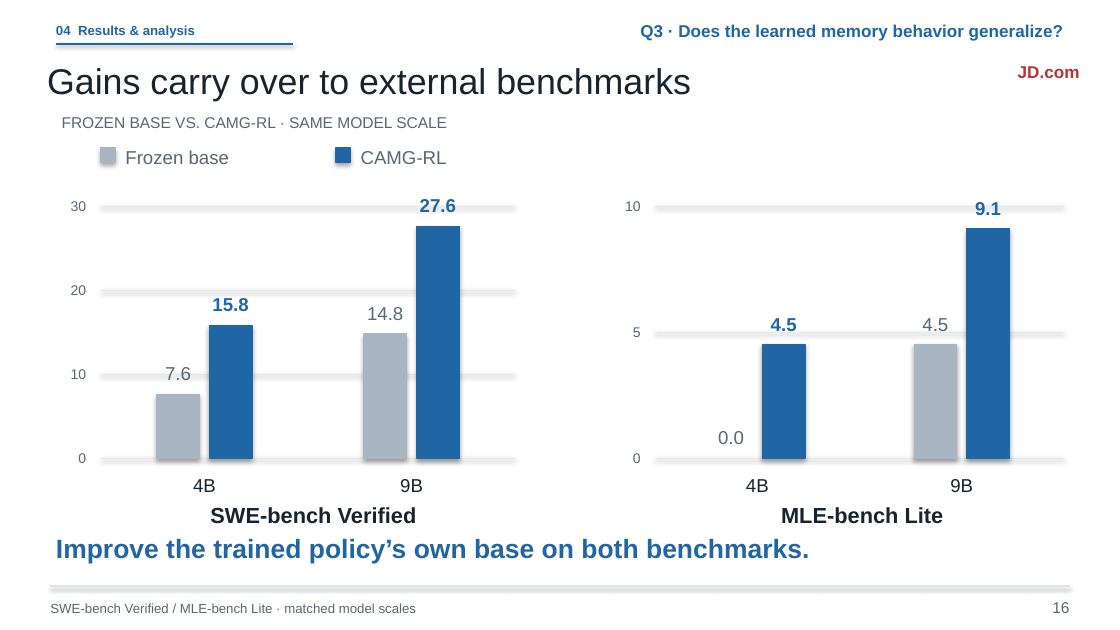
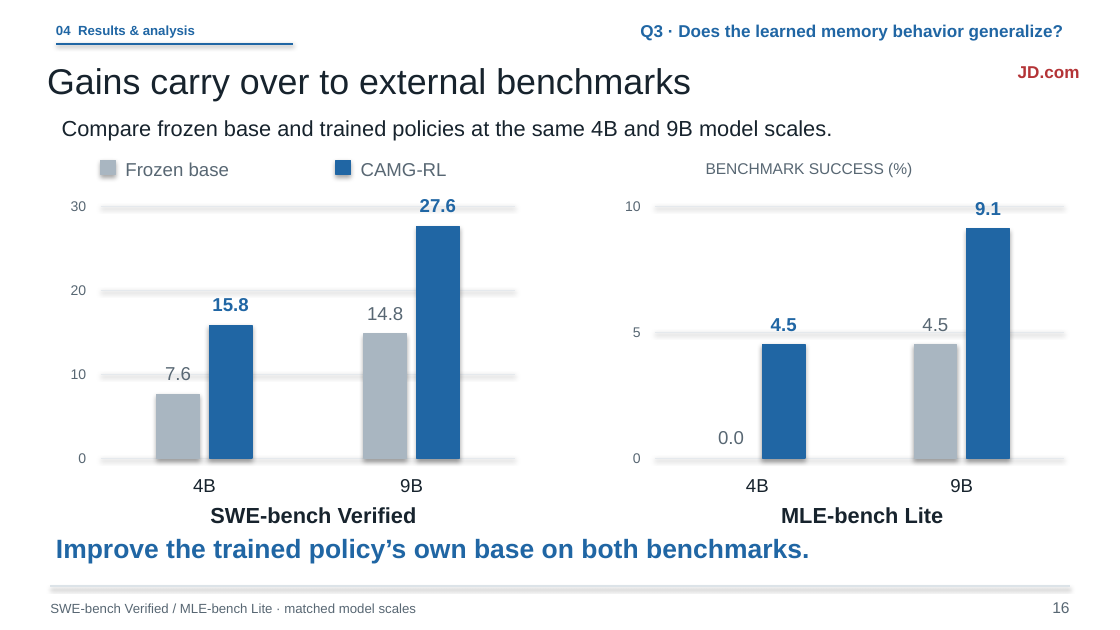
Before and after one commit to liruiluo/agentmemorygym, a slide deck: slide 16 of assets/slides/coding-agent-memory-post-training-slides.pptx. Drawn at 1120x630 pixels with LibreOffice and Linux fonts; fonts in the diff are those of the drawing. Boxes give left, top, right and bottom in pixels: in the first picture for what was removed or moved away, otherwise in the second. Text is boxed around its words. In the diff, an @@ line names an element or a change of style, - is before the commit and + after.

```diff
--- a/assets/slides/coding-agent-memory-post-training-slides.pptx
+++ b/assets/slides/coding-agent-memory-post-training-slides.pptx
@@ text at (62, 120, 832, 141): text changed; size 10 to 14 pt; text colour #586773 to #17232D @@
-FROZEN BASE VS. CAMG-RL · SAME MODEL SCALE
+Compare frozen base and trained policies at the same 4B and 9B model scales.
@@ rectangle: place and size @@
-rectangle at (101, 148, 115, 162)
+rectangle at (101, 160, 115, 175)
@@ text "Frozen base": place and size @@
-text "Frozen base" at (125, 150, 229, 164)
+text "Frozen base" at (125, 162, 229, 176)
@@ rectangle: place and size @@
-rectangle at (336, 148, 351, 162)
+rectangle at (336, 160, 351, 175)
@@ text "CAMG-RL": place and size @@
-text "CAMG-RL" at (361, 151, 447, 164)
+text "CAMG-RL" at (361, 163, 447, 176)
@@ text added at (706, 163, 884, 174), 10 pt, text #586773 @@
+BENCHMARK SUCCESS (%)
```
Also in this commit, not shown: 6 other slides changed, 10 other files.
